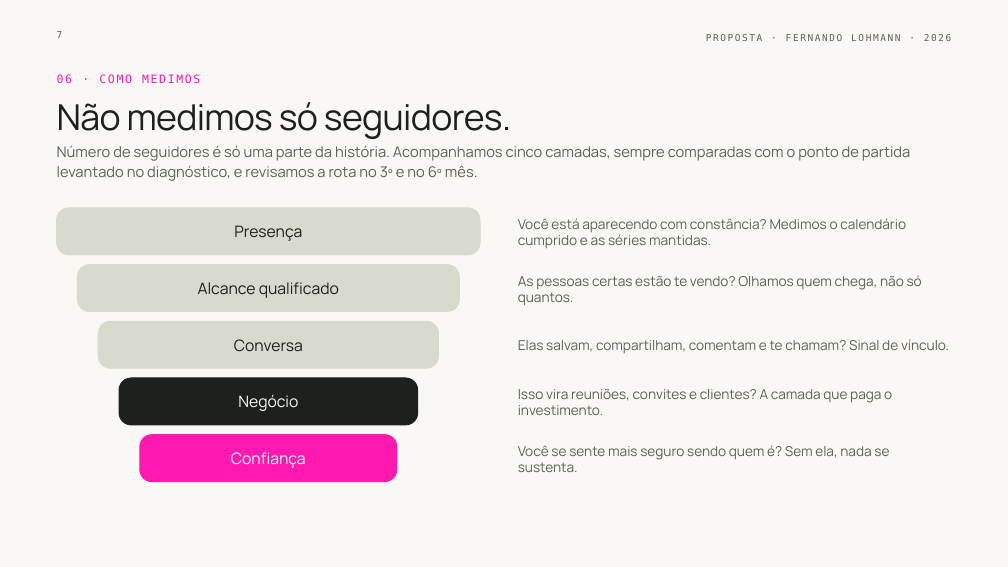
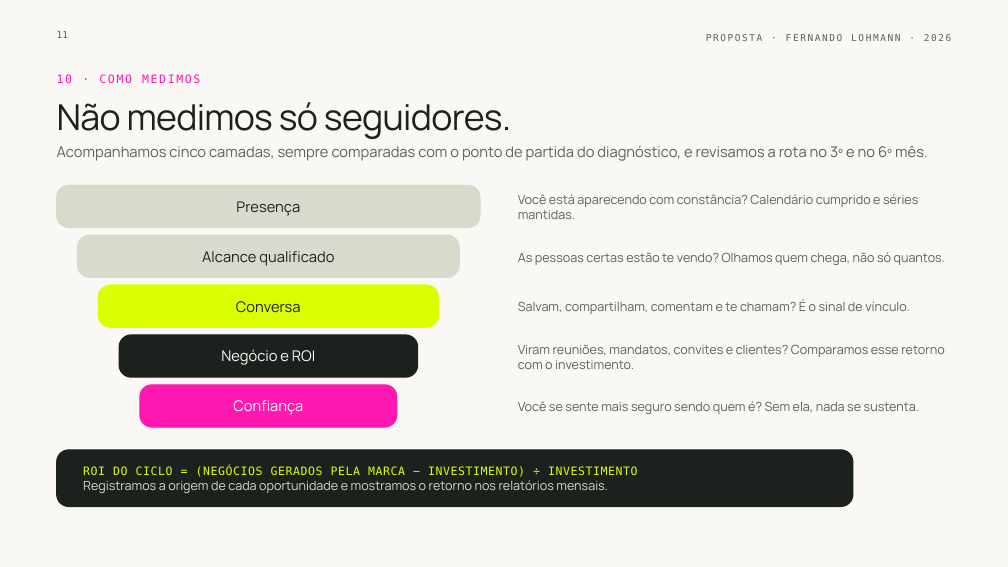
Before and after one commit to diogo-aho/Meov---MKT-Pessoal, a slide deck: slide 11 of propostas/fernando-lohmann/meov-proposta-fernando-lohmann.pptx (slide 7 before the commit). Drawn at 1008x567 pixels with LibreOffice and Linux fonts; fonts in the diff are those of the drawing; background and template pictures are left out. Boxes give left, top, right and bottom in pixels: in the first picture for what was removed or moved away, otherwise in the second. Text is boxed around its words. In the diff, an @@ line names an element or a change of style, - is before the commit and + after.

```diff
--- a/propostas/fernando-lohmann/meov-proposta-fernando-lohmann.pptx
+++ b/propostas/fernando-lohmann/meov-proposta-fernando-lohmann.pptx
@@ page number at [57, 31, 68, 38]: text changed @@
-7
+11
@@ text at [57, 74, 200, 83]: text changed @@
-06 · COMO MEDIMOS
+10 · COMO MEDIMOS
@@ text at [57, 145, 928, 161]: text changed @@
-Número de seguidores é só uma parte da história. Acompanhamos cinco camadas, sempre comparadas com o ponto de partida levantado no diagnóstico, e revisamos a rota no 3º e no 6º mês.
+Acompanhamos cinco camadas, sempre comparadas com o ponto de partida do diagnóstico, e revisamos a rota no 3º e no 6º mês.
@@ text "Presença": place and size @@
-text "Presença" at [234, 225, 302, 241]
+text "Presença" at [236, 201, 300, 216]
@@ rounded rectangle: place and size @@
-rounded rectangle at [57, 208, 480, 255]
+rounded rectangle at [57, 185, 480, 228]
@@ text at [518, 194, 918, 219]: text changed; size 13 to 12 pt @@
-Você está aparecendo com constância? Medimos o calendário cumprido e as séries mantidas.
+Você está aparecendo com constância? Calendário cumprido e séries mantidas.
@@ text "Alcance qualificado": place and size @@
-text "Alcance qualificado" at [198, 282, 339, 298]
+text "Alcance qualificado" at [202, 251, 334, 266]
@@ rounded rectangle: place and size @@
-rounded rectangle at [77, 265, 459, 312]
+rounded rectangle at [77, 235, 459, 278]
@@ text "As pessoas certas estão te ...": place and size @@
-text "As pessoas certas estão te ..." at [518, 275, 922, 306]
+text "As pessoas certas estão te ..." at [518, 252, 945, 265]
@@ text "As pessoas certas estão te ..." at [518, 252, 945, 265]: size 13 to 12 pt @@
@@ text "Conversa": place and size @@
-text "Conversa" at [234, 339, 303, 351]
+text "Conversa" at [236, 301, 301, 313]
@@ rounded rectangle: place and size @@
-rounded rectangle at [98, 321, 439, 368]
+rounded rectangle at [98, 285, 439, 327]
@@ rounded rectangle at [98, 285, 439, 327]: fill #D8DACD to #DBFF00; outline #D8DACD 1 pt to #DBFF00 1 pt; proportions changed @@
@@ text at [518, 300, 910, 314]: text changed; size 13 to 12 pt @@
-Elas salvam, compartilham, comentam e te chamam? Sinal de vínculo.
+Salvam, compartilham, comentam e te chamam? É o sinal de vínculo.
@@ rounded rectangle: place and size @@
-rounded rectangle at [119, 378, 417, 425]
+rounded rectangle at [119, 335, 417, 377]
@@ text at [221, 349, 315, 365]: text changed; size 15 to 14 pt @@
-Negócio
+Negócio e ROI
@@ text at [518, 345, 944, 369]: text changed; size 13 to 12 pt @@
-Isso vira reuniões, convites e clientes? A camada que paga o investimento.
+Viram reuniões, mandatos, convites e clientes? Comparamos esse retorno com o investimento.
@@ size 15 to 14 pt in 4 elements at [236, 201, 300, 216], [202, 251, 334, 266], [236, 301, 301, 313], [233, 400, 303, 415] @@
@@ text "Confiança": place and size @@
-text "Confiança" at [231, 452, 306, 468]
+text "Confiança" at [233, 400, 303, 415]
@@ proportions changed in 4 elements at [57, 185, 480, 228], [77, 235, 459, 278], [119, 335, 417, 377], [140, 385, 397, 427] @@
@@ rounded rectangle: place and size @@
-rounded rectangle at [140, 435, 397, 482]
+rounded rectangle at [140, 385, 397, 427]
@@ text "Você se sente mais seguro ..." at [518, 401, 919, 414]: size 13 to 12 pt @@
@@ text "Você se sente mais seguro ...": place and size @@
-text "Você se sente mais seguro ..." at [518, 445, 889, 472]
+text "Você se sente mais seguro ..." at [518, 401, 919, 414]
@@ rounded rectangle added at [57, 450, 853, 507], fill #1C211E, outline #1C211E 1 pt @@
@@ text added at [83, 466, 637, 493], 12 pt, text #D8DACD @@
+ROI DO CICLO = (NEGÓCIOS GERADOS PELA MARCA − INVESTIMENTO) ÷ INVESTIMENTO
+Registramos a origem de cada oportunidade e mostramos o retorno nos relatórios mensais.
```
Also in this commit, not shown: 6 other slides changed, 8 slides added, 3 slides removed, 9 other files.
